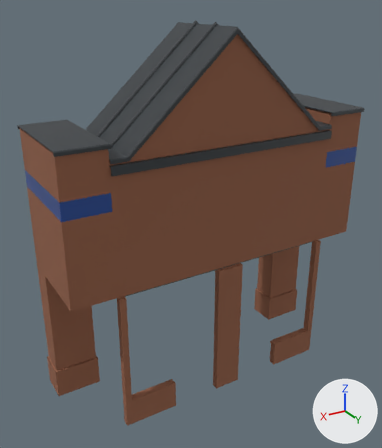
Two versions of the Blender file tools/models/storefront-entrances.blend, one commit apart.
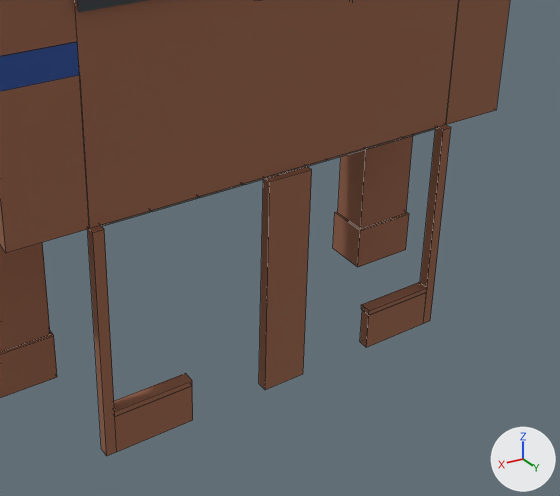
Old and new are each drawn whole from a 50 mm camera at (17.4, 24.2, 24.8) aimed at (0.8, -3.3, 11.0) and again close up on the part from 18% to 100% of the width and 38% to 100% of the height. The lights are fixed; the arrows at lower right show +X, +Y and +Z. The last two pictures show the newer version. The close-ups show mesh edges as thin lines.

Objects in the first close-up: 'gabled-brick-FacadeBrick', 'gabled-brick-FacadeSoldierBrick', 'gabled-brick-FacadeTile' and 2 more.
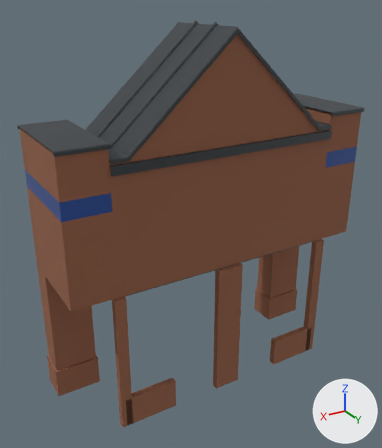
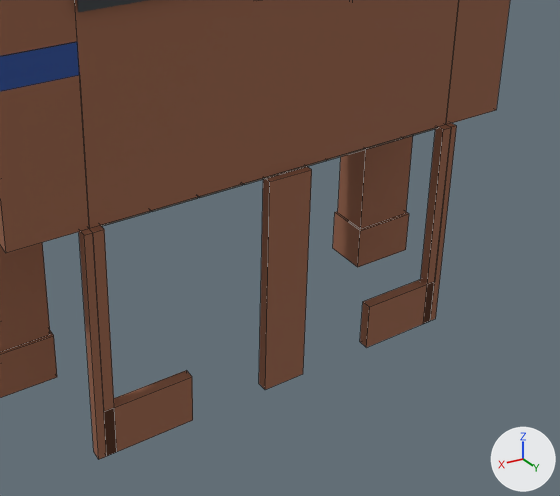
What differs and where, as boxes [x1, y1, x2, y2] in the close-ups (560 x 496 px; the box of a moved part takes in the faces that stretch with it):
'gabled-brick-FacadeBrick', reshaped: before [0, 0, 510, 456]; after [0, 0, 510, 459]
'gabled-brick-FacadeSoldierBrick', reshaped: before [0, 0, 427, 416]; after [0, 0, 409, 398]
part 1 of me_continuous_masonry_portal, moved or reshaped: before [115, 292, 427, 452]; after [79, 123, 457, 459]
part 2 of me_projecting_soldier_plinth, deleted (brown): before [361, 282, 427, 315]
part 3 of me_projecting_soldier_plinth, deleted (brown): before [114, 373, 192, 416]

The change, as a list of edits to the scene's bpy script:
```text
Change me_continuous_masonry_portal:
    used by ob_gabled_brick_facadebrick; location = (0.0, 0.0, 0.0)
    remove me_continuous_masonry_portal.from_pydata(...)  # 78 vertices, 55 faces; spans x -10.4..10.4, y -6.5..0.2, z 0.0..23.1
    add me_continuous_masonry_portal.from_pydata(...)  # 86 vertices, 59 faces; spans x -10.4..10.4, y -6.5..0.2, z 0.0..23.1
    me_continuous_masonry_portal part 1
    8 vertices are removed from x -7.2..7.2, y -0.2..0.2, z 0.0..1.6
    11 faces are deleted
    4 vertices move from x 4.1..7.2, y -0.2..0.2, z 0.0..1.6 to x 4.1..7.9, y -0.2..0.2, z 0.0..2.0
    9 vertices are added at x -7.9..7.9, y -0.2, z 0.0..9.1
    7 new vertices lie (0.0, 0.4, 0.0) away from vertices in x -7.9..7.9, y -0.2, z 0.0..9.1
    15 new faces join them
Change me_projecting_soldier_plinth:
    used by ob_gabled_brick_facadesoldierbrick; location = (0.0, 0.0, 0.0)
    remove me_projecting_soldier_plinth.from_pydata(...)  # 56 vertices, 42 faces; spans x -10.4..10.4, y -6.6..0.2, z 0.0..17.9
    add me_projecting_soldier_plinth.from_pydata(...)  # 40 vertices, 30 faces; spans x -10.4..10.4, y -6.6..-0.1, z 0.0..17.9
    me_projecting_soldier_plinth part 2: the loose piece of 8 vertices spanning x -7.2..-4.1, y -0.3..0.2, z 1.6..1.8 is deleted
    me_projecting_soldier_plinth part 3: the loose piece of 8 vertices spanning x 4.1..7.2, y -0.3..0.2, z 1.6..1.8 is deleted
```
